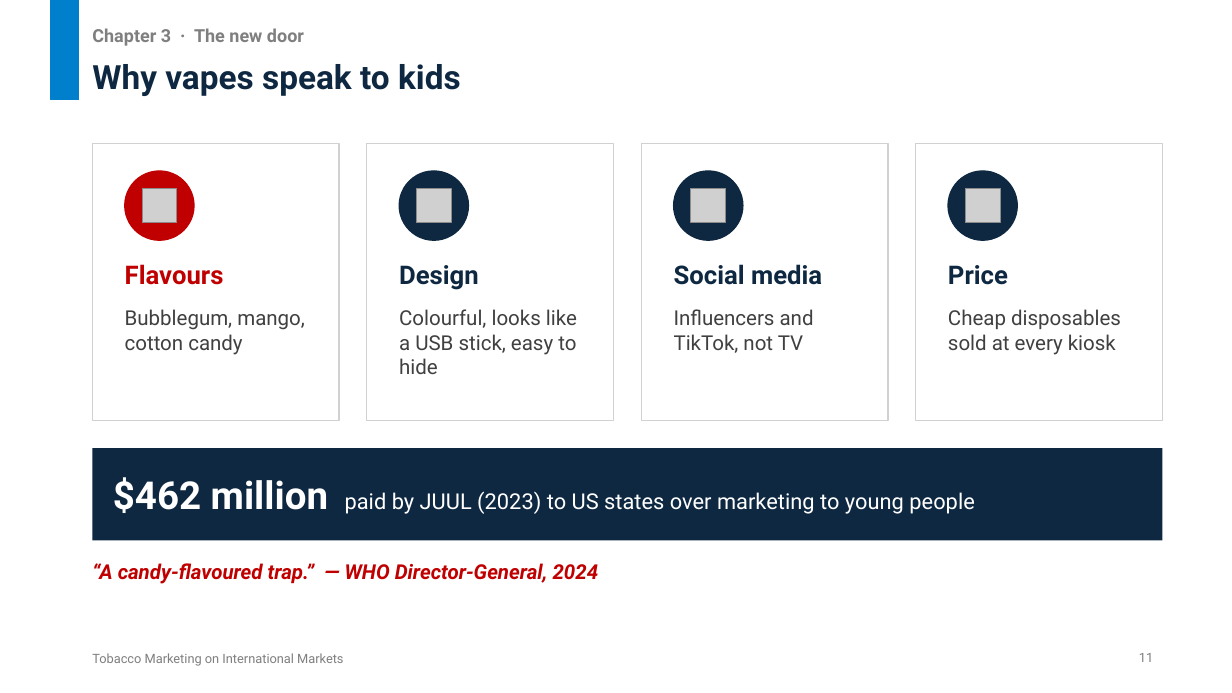
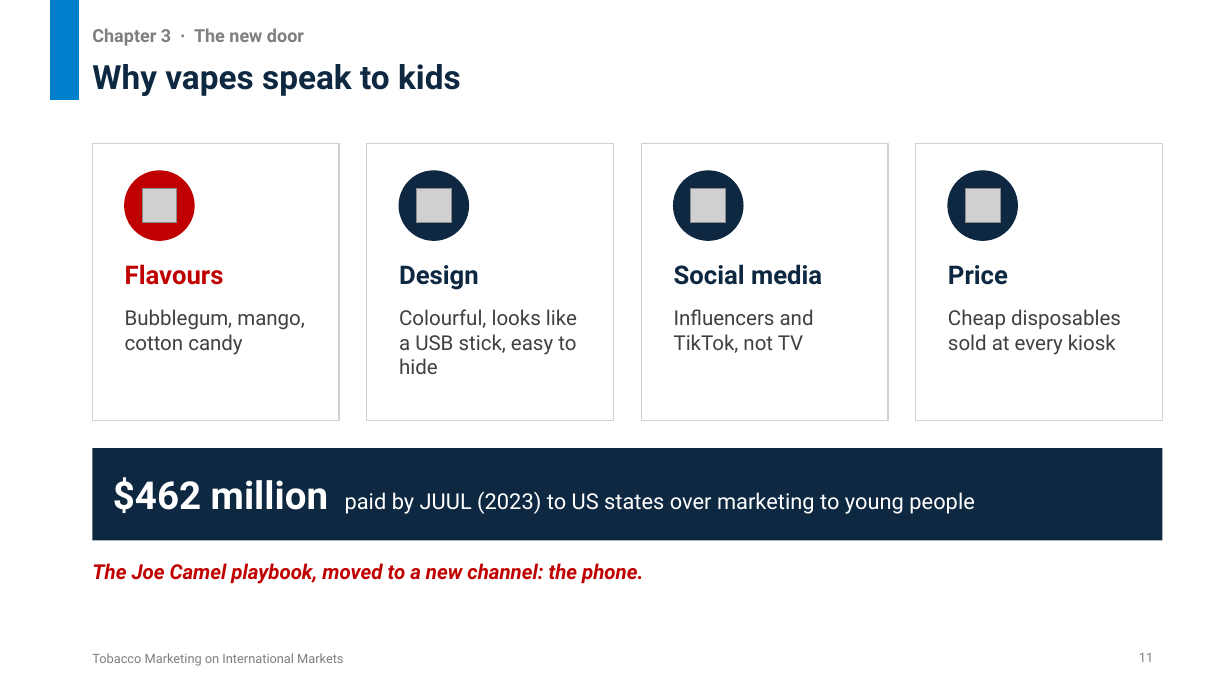
Before and after one commit to untitl333d/-frontend-slides, a slide deck: slide 11 of presentations/tobacco-marketing/Tobacco_Marketing_International_Markets.pptx. Drawn at 1232x693 pixels with LibreOffice and Linux fonts; fonts in the diff are those of the drawing; grey boxes stand for pictures. Boxes give left, top, right and bottom in pixels: in the first picture for what was removed or moved away, otherwise in the second. Text is boxed around its words. In the diff, an @@ line names an element or a change of style, - is before the commit and + after.

```diff
--- a/presentations/tobacco-marketing/Tobacco_Marketing_International_Markets.pptx
+++ b/presentations/tobacco-marketing/Tobacco_Marketing_International_Markets.pptx
@@ text at box(92, 563, 643, 584): text changed @@
-“A candy-flavoured trap.” — WHO Director-General, 2024
+The Joe Camel playbook, moved to a new channel: the phone.
```
Also in this commit, not shown: 8 other slides changed, 1 slide added, 1 slide removed, 2 other files.
